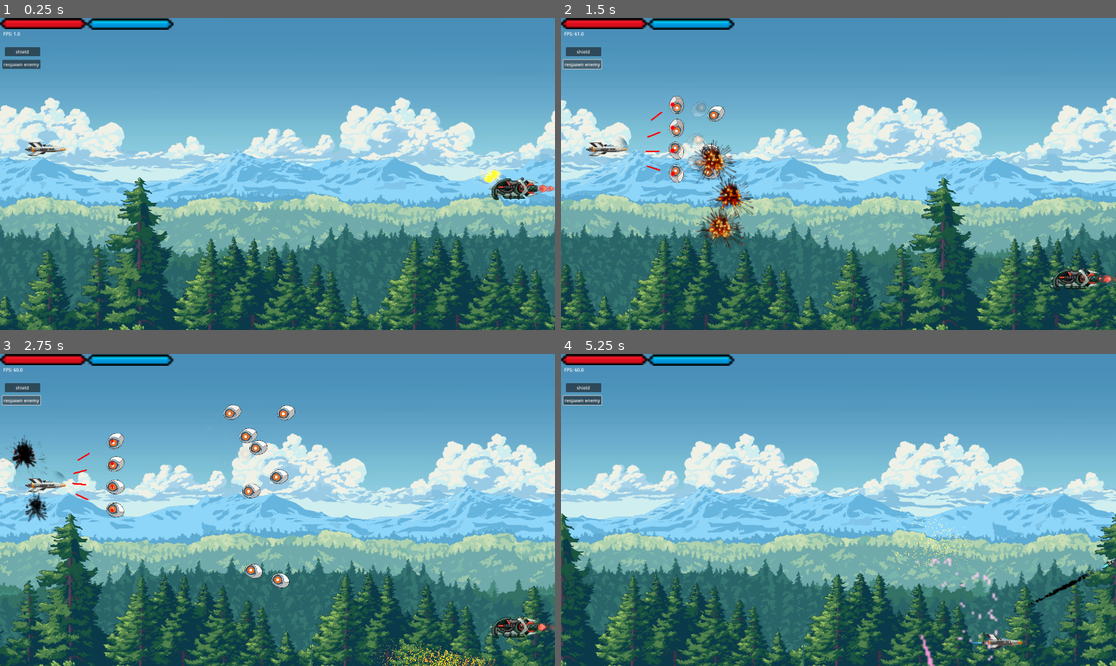
Above: before the commit, frames 1-4 (two rows, left to right).
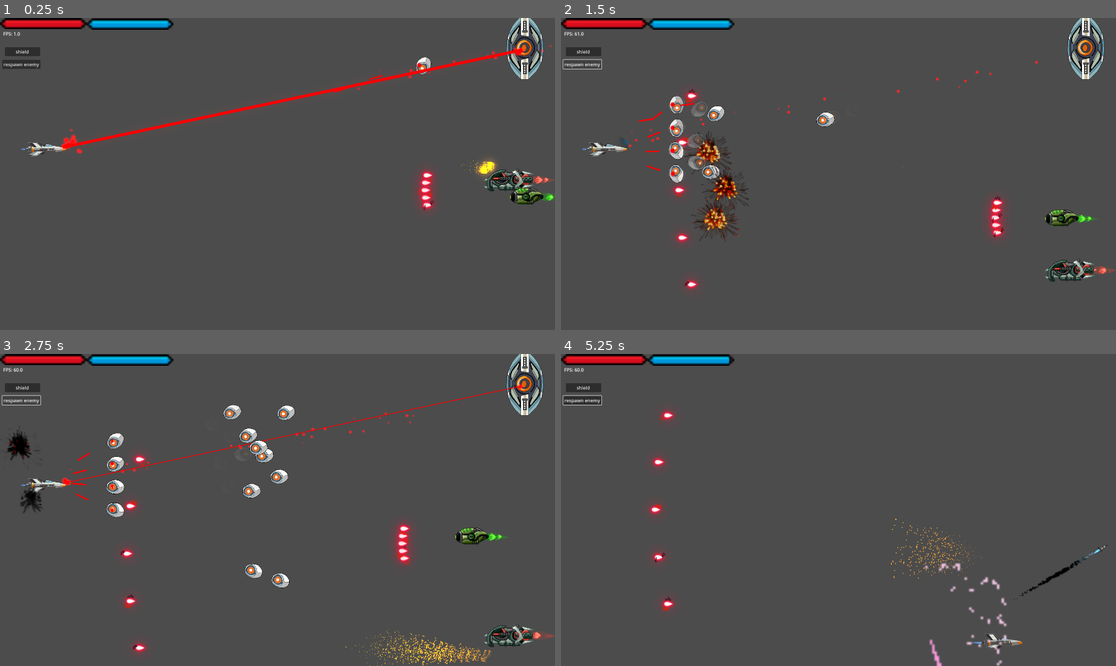
Above: after the commit, the same moments.

Repository: Dantte2/spacegame
Game: Godot game, scene res://scenes/debug.tscn
Same seed, same stepped clock (60 frames per second), same inputs: the game is played once before the commit and once after it. This scene is started directly instead of the project's main scene.
Inputs (mouse positions are in pixels of both pictures, inside the frame that each line leads up to):
- Up to frame 1 (0.25 s): no input
- Up to frame 2 (1.5 s): click "respawn enemy" at 0.5 s; click "respawn enemy" at 1.25 s
- Up to frame 3 (2.75 s): click "respawn enemy" at 2 s
- Up to frame 4 (5.25 s): move the mouse to (960, 494) at 2.77 s; press the mouse at (960, 494) at 2.78 s; hold D (ui_right) 2.78-3.53 s; move the mouse to (727, 525) at 3.52 s; release the mouse at (727, 525) at 3.53 s; hold S (ui_down) 3.53-4.28 s; right-click (727, 525) at 3.6 s; click (727, 525) at 3.8 s; move the mouse to (894, 441) at 4.27 s; hold D (ui_right) 4.28-5.03 s; hold Shift (fire_super) 4.28-5.03 s; click (894, 441) at 4.55 s; move the mouse to (810, 572) at 5.02 s; hold W (ui_up) from 5.03 s (still down); click (810, 572) at 5.1 s

The runs differ from the first frame. In frame 1, 98% of the frame differs, in the area x 0-100%, y 0-100%; in frame 2, 98%; in frame 3, 97%; in frame 4, 98%.

Commit message:
3rd enemy done

Diff:
--- a/scenes/debug.tscn
+++ b/scenes/debug.tscn
@@ -12,6 +12,8 @@
 [ext_resource type="PackedScene" uid="uid://bg0nh4fulwty8" path="res://scenes/enemy_1.tscn" id="7_t48sv"]
 [ext_resource type="Texture2D" uid="uid://bgaxwnigmbuxe" path="res://assets/ui/bars/04.png" id="9_5ph7u"]
 [ext_resource type="PackedScene" uid="uid://bpkiveafyhfog" path="res://scenes/enemy_3.tscn" id="11_naxnx"]
+[ext_resource type="PackedScene" uid="uid://deruu8hgkc3j8" path="res://scenes/enemy_4.tscn" id="12_05sef"]
+[ext_resource type="PackedScene" uid="uid://caqixb4uk1em8" path="res://scenes/enemy_2.tscn" id="14_oydge"]
 
 [sub_resource type="AtlasTexture" id="AtlasTexture_o7ao6"]
 atlas = ExtResource("9_5ph7u")
@@ -64,6 +66,7 @@
 script = ExtResource("3_naxnx")
 
 [node name="ParallaxBackground" type="ParallaxBackground" parent="."]
+visible = false
 script = ExtResource("4_05sef")
 
 [node name="sky" type="ParallaxLayer" parent="ParallaxBackground"]
@@ -140,7 +143,16 @@
 environment = SubResource("Environment_5ph7u")
 
 [node name="enemy3" parent="." instance=ExtResource("11_naxnx")]
-position = Vector2(1777, 529)
+position = Vector2(1760, 499)
+
+[node name="enemy4" parent="." instance=ExtResource("12_05sef")]
+position = Vector2(1723, 594)
+
+[node name="enemy1" parent="." instance=ExtResource("7_t48sv")]
+position = Vector2(1465, 164)
+
+[node name="enemy2" parent="." instance=ExtResource("14_oydge")]
+position = Vector2(1817, 101)
 
 [connection signal="pressed" from="debugcanvas/respawnbutton" to="debugcanvas" method="_on_respawnbutton_pressed"]
 [connection signal="pressed" from="debugcanvas/damageshieldbutton" to="debugcanvas" method="_on_damageshieldbutton_pressed"]
--- a/scenes/enemy_4.tscn
+++ b/scenes/enemy_4.tscn
@@ -1,7 +1,10 @@
-[gd_scene load_steps=8 format=3 uid="uid://deruu8hgkc3j8"]
+[gd_scene load_steps=11 format=3 uid="uid://deruu8hgkc3j8"]
 
 [ext_resource type="Texture2D" uid="uid://ik4dg1nqdxic" path="res://assets/enemy/Ship1/Ship1.png" id="1_50ooa"]
+[ext_resource type="Script" uid="uid://bmblhawg68cd0" path="res://scripts/enemy_4.gd" id="1_eob20"]
 [ext_resource type="Texture2D" uid="uid://cmwt2rnbvoeo" path="res://assets/enemy/Ship1/Exhaust/Turbo_flight/Exhaust1/exhaust1.png" id="2_eob20"]
+[ext_resource type="PackedScene" uid="uid://bcn617637g767" path="res://scenes/energyball.tscn" id="2_ou0w7"]
+[ext_resource type="PackedScene" uid="uid://divjny82w8yty" path="res://scenes/death_explosion.tscn" id="3_fdq1e"]
 [ext_resource type="Texture2D" uid="uid://cgwuvigs8ur71" path="res://assets/enemy/Ship1/Exhaust/Turbo_flight/Exhaust1/exhaust2.png" id="3_ou0w7"]
 [ext_resource type="Texture2D" uid="uid://ccjenip8cgjtj" path="res://assets/enemy/Ship1/Exhaust/Turbo_flight/Exhaust1/exhaust3.png" id="4_fdq1e"]
 [ext_resource type="Texture2D" uid="uid://dcgiafu7vqgq4" path="res://assets/enemy/Ship1/Exhaust/Turbo_flight/Exhaust1/exhaust4.png" id="5_qy6ml"]
@@ -30,7 +33,12 @@
 "speed": 10.0
 }]
 
-[node name="enemy4" type="CharacterBody2D"]
+[node name="enemy4" type="CharacterBody2D" groups=["enemy"]]
+scale = Vector2(2, 2)
+collision_layer = 2
+script = ExtResource("1_eob20")
+bullet_scene = ExtResource("2_ou0w7")
+death_animation_scene = ExtResource("3_fdq1e")
 
 [node name="Sprite2D" type="Sprite2D" parent="."]
 texture = ExtResource("1_50ooa")
--- a/scenes/energyball.tscn
+++ b/scenes/energyball.tscn
@@ -1,23 +1,65 @@
-[gd_scene load_steps=2 format=3 uid="uid://bcn617637g767"]
+[gd_scene load_steps=13 format=3 uid="uid://bcn617637g767"]
 
-[sub_resource type="CapsuleShape2D" id="CapsuleShape2D_bp3ah"]
-radius = 8.183394
-height = 16.366789
+[ext_resource type="Script" uid="uid://divjk7xid6mwi" path="res://scripts/energyball.gd" id="1_p4fjd"]
+[ext_resource type="Texture2D" uid="uid://cxxdoktc3pnor" path="res://assets/projectiles/bullets/02.png" id="1_ukylf"]
+[ext_resource type="Texture2D" uid="uid://ceinekktnlpup" path="res://assets/particles/spark/lightning_skill6_frame1.png" id="3_p4fjd"]
+[ext_resource type="Texture2D" uid="uid://dsc5eilq81hrc" path="res://assets/particles/spark/lightning_skill6_frame2.png" id="4_idf07"]
+[ext_resource type="Texture2D" uid="uid://bqvq4vw2vvl4h" path="res://assets/particles/spark/lightning_skill6_frame3.png" id="5_73vmb"]
+[ext_resource type="Texture2D" uid="uid://don6b1cvj0brd" path="res://assets/particles/spark/lightning_skill6_frame4.png" id="6_favfw"]
+[ext_resource type="Texture2D" uid="uid://c2gw5b7virqnb" path="res://assets/particles/spark/lightning_skill6_frame5.png" id="7_73dm5"]
+[ext_resource type="Texture2D" uid="uid://1x7xx4fp7xc6" path="res://assets/particles/spark/lightning_skill6_frame6.png" id="8_wuu7j"]
+[ext_resource type="Texture2D" uid="uid://catijw27j6i5q" path="res://assets/particles/spark/lightning_skill6_frame7.png" id="9_pnr2j"]
+[ext_resource type="Texture2D" uid="uid://c40s7t6tm56dd" path="res://assets/particles/spark/lightning_skill6_frame8.png" id="10_3etbl"]
+
+[sub_resource type="CircleShape2D" id="CircleShape2D_ukylf"]
+radius = 14.035668
+
+[sub_resource type="SpriteFrames" id="SpriteFrames_xxvxu"]
+animations = [{
+"frames": [{
+"duration": 1.0,
+"texture": ExtResource("3_p4fjd")
+}, {
+"duration": 1.0,
+"texture": ExtResource("4_idf07")
+}, {
+"duration": 1.0,
+"texture": ExtResource("5_73vmb")
+}, {
+"duration": 1.0,
+"texture": ExtResource("6_favfw")
+}, {
+"duration": 1.0,
+"texture": ExtResource("7_73dm5")
+}, {
+"duration": 1.0,
+"texture": ExtResource("8_wuu7j")
+}, {
+"duration": 1.0,
+"texture": ExtResource("9_pnr2j")
+}, {
+"duration": 1.0,
+"texture": ExtResource("10_3etbl")
+}],
+"loop": true,
+"name": &"default",
+"speed": 10.0
+}]
 
 [node name="energyball" type="Area2D"]
+collision_layer = 2
+script = ExtResource("1_p4fjd")
 
 [node name="CollisionShape2D" type="CollisionShape2D" parent="."]
-rotation = 1.5707964
-scale = Vector2(0.7416235, -1.2219868)
-shape = SubResource("CapsuleShape2D_bp3ah")
+shape = SubResource("CircleShape2D_ukylf")
 
-[node name="Line2D" type="Line2D" parent="."]
-rotation = 1.5707964
-scale = Vector2(0.9330383, 1.984133)
-points = PackedVector2Array(0, 0, 1, 0)
-default_color = Color(0.8627451, 0.13333334, 0.05490196, 1)
-joint_mode = 2
-begin_cap_mode = 2
-end_cap_mode = 2
-round_precision = 32
-antialiased = true
+[node name="Sprite2D" type="Sprite2D" parent="."]
+texture = ExtResource("1_ukylf")
+flip_h = true
+
+[node name="AnimatedSprite2D" type="AnimatedSprite2D" parent="."]
+scale = Vector2(0.4, 0.4)
+sprite_frames = SubResource("SpriteFrames_xxvxu")
+autoplay = "default"
+frame = 2
+frame_progress = 0.36652675
--- /dev/null
+++ b/scripts/enemy_4.gd
@@ -0,0 +1,68 @@
+extends CharacterBody2D
+
+@export var bullet_scene: PackedScene      # assign your Bullet scene here
+@export var fire_rate: float = 0.8         # bullets per second
+@export var bullets_per_shot: int = 5      # bullets fired per shot
+@export var cone_angle: float = 30.0       # total cone angle in degrees
+
+@export var circle_radius: float = 100.0    # radius of circular movement
+@export var circle_speed: float = 1.0      # how fast it moves around the circle
+
+# --- Health system ---
+@export var max_health: int = 100
+var health: int
+@export var death_animation_scene: PackedScene
+
+var fire_timer: float = 0.0
+var center_position: Vector2
+var time_accumulator: float = 0.0
+
+func _ready():
+    health = max_health
+    center_position = global_position
+    $Exhaust.play()  # play exhaust animation
+
+func _process(delta):
+    fire_timer -= delta
+    time_accumulator += delta
+
+    if fire_timer <= 0.0:
+        shoot_bullets()
+        fire_timer = 1.0 / fire_rate
+
+    # Circular movement around the center position
+    global_position.x = center_position.x + cos(time_accumulator * circle_speed) * circle_radius
+    global_position.y = center_position.y + sin(time_accumulator * circle_speed) * circle_radius
+
+func shoot_bullets():
+    if not bullet_scene:
+        return
+
+    # Calculate starting angle and step between bullets
+    var start_angle = -deg_to_rad(cone_angle) / 2
+    var step = deg_to_rad(cone_angle) / max(bullets_per_shot - 1, 1)
+
+    for i in bullets_per_shot:
+        var bullet = bullet_scene.instantiate()
+        bullet.global_position = $BulletSpawn.global_position
+
+        # Rotate bullet velocity for cone
+        var angle_offset = start_angle + step * i
+        bullet.velocity = Vector2.RIGHT.rotated(global_rotation + angle_offset)
+
+        # Add bullet to the scene
+        get_tree().current_scene.add_child(bullet)
+
+# --- Damage Handling ---
+func take_damage(amount: int):
+    health -= amount
+    if health <= 0:
+        die()
+
+func die():
+    if death_animation_scene:
+        var anim = death_animation_scene.instantiate()
+        anim.global_position = global_position
+        get_tree().current_scene.call_deferred("add_child", anim)
+
+    queue_free()
--- /dev/null
+++ b/scripts/energyball.gd
@@ -0,0 +1,50 @@
+extends Area2D
+
+@export var speed: float = 850.0
+@export var damage_to_shield: int = 100
+@export var damage_to_health: int = 1
+var velocity: Vector2 = Vector2.RIGHT
+
+@onready var sprite: AnimatedSprite2D = $AnimatedSprite2D
+
+func _ready():
+    randomize()
+
+    # Randomize starting frame
+    if sprite:
+        var total_frames = sprite.sprite_frames.get_frame_count(sprite.animation)
+        sprite.frame = randi() % total_frames
+        sprite.play()
+        # Tint the sprite red
+        sprite.modulate = Color(1, 0.1, 0.1)
+
+    # Collision layers
+    collision_layer = 2  # bullet
+    collision_mask = 1   # collides with player only
+
+    connect("area_entered", Callable(self, "_on_area_entered"))
+    connect("body_entered", Callable(self, "_on_body_entered"))
+
+func _process(delta):
+    position -= velocity * speed * delta
+
+func _on_area_entered(area):
+    _handle_hit(area)
+
+func _on_body_entered(body):
+    _handle_hit(body)
+
+func _handle_hit(target):
+    # find player script in parent chain
+    var player = target
+    while player and not player.has_method("take_damage"):
+        player = player.get_parent()
+    if not player:
+        return
+
+    if player.shield > 0:
+        player.apply_shield_damage(damage_to_shield, global_position)
+    else:
+        player.take_damage(damage_to_health)
+
+    queue_free()
Not shown, added: assets/particles/T_1_pixel.jpg.import
Not shown, added: assets/particles/T_VFX_Noise_12.PNG.import
Not shown, added: assets/particles/T_VFX_Noise_465.png.import
Binary file added: assets/particles/T_VFX_PerlinNoise_Tiled.png
Not shown, added: assets/particles/T_VFX_PerlinNoise_Tiled.png.import
Binary file added: assets/particles/spark/lightning_skill6_frame1.png
Not shown, added: assets/particles/spark/lightning_skill6_frame1.png.import
Binary file added: assets/particles/spark/lightning_skill6_frame2.png
Not shown, added: assets/particles/spark/lightning_skill6_frame2.png.import
Binary file added: assets/particles/spark/lightning_skill6_frame3.png
Not shown, added: assets/particles/spark/lightning_skill6_frame3.png.import
Binary file added: assets/particles/spark/lightning_skill6_frame4.png
(and 12 more such lines)
